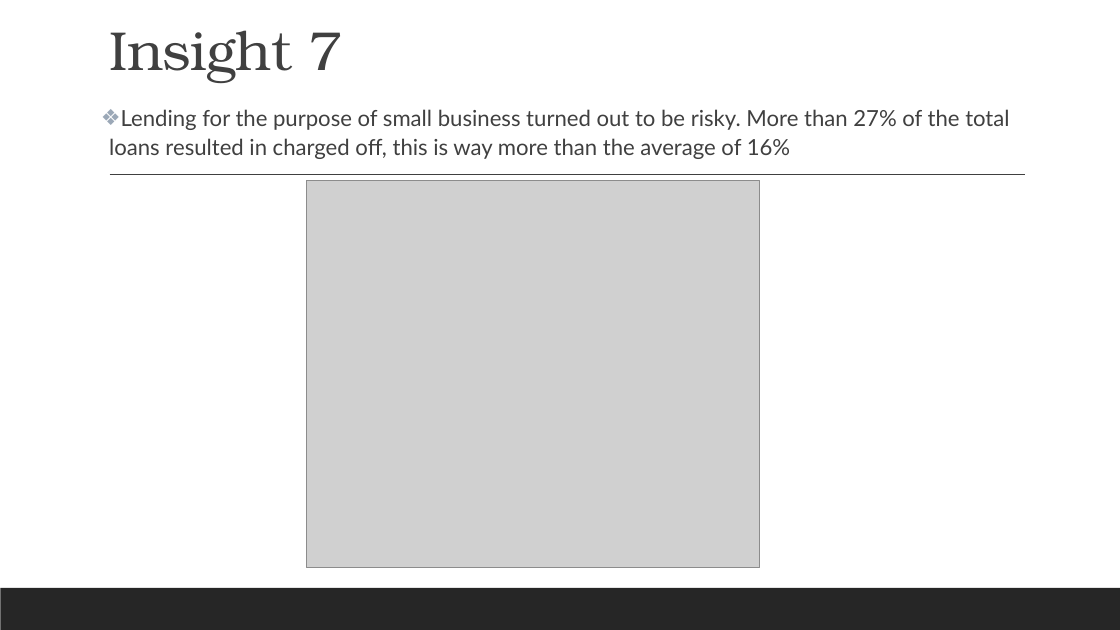
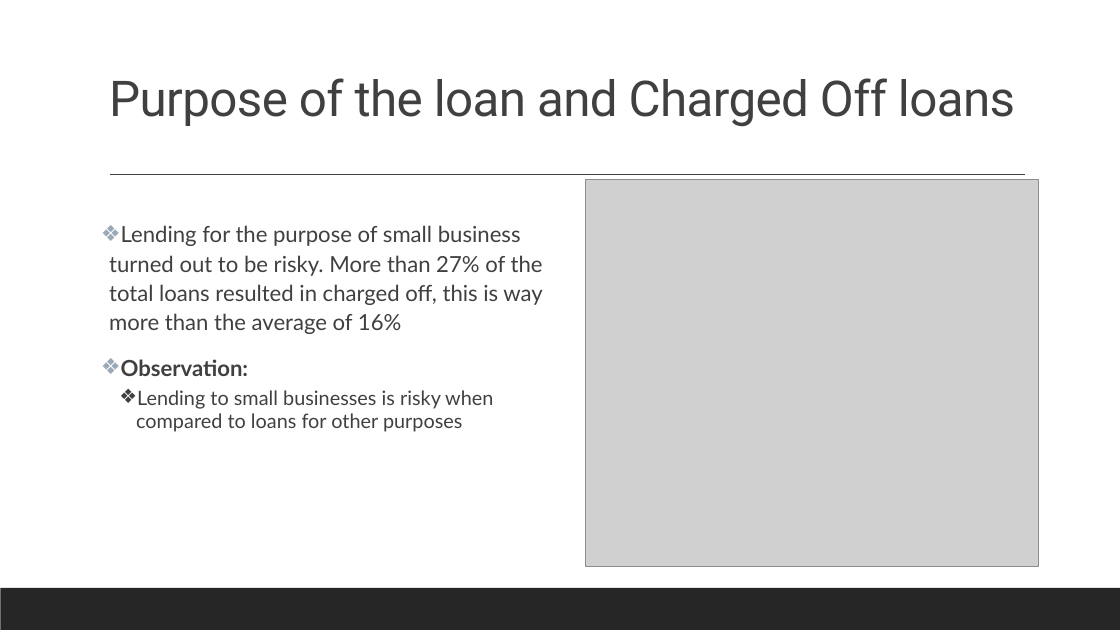
Before and after one commit to vidhyadharpandit/LendingClubCaseStudy, a slide deck: slide 14 of LendingClubCaseStudy-Presentation.pptx (slide 16 before the commit). Drawn at 1120x630 pixels with LibreOffice and Linux fonts; fonts in the diff are those of the drawing; grey boxes stand for pictures. Boxes give left, top, right and bottom in pixels: in the first picture for what was removed or moved away, otherwise in the second. Text is boxed around its words. In the diff, an @@ line names an element or a change of style, - is before the commit and + after.

```diff
--- a/LendingClubCaseStudy-Presentation.pptx
+++ b/LendingClubCaseStudy-Presentation.pptx
@@ title at bbox=[109, 78, 1015, 127]: text changed; size 47 to 42.3 pt; font TeX Gyre Bonum to Roboto @@
-Insight 7
+Purpose of the loan and Charged Off loans
@@ picture: place and size @@
-picture at bbox=[307, 181, 760, 568]
+picture at bbox=[586, 180, 1039, 567]
@@ text "Lending for the purpose of ...": place and size @@
-text "Lending for the purpose of ..." at bbox=[109, 109, 1009, 159]
+text "Lending for the purpose of ..." at bbox=[109, 225, 543, 432]
@@ text at bbox=[121, 359, 493, 432]: paragraphs added @@
+❖ Observation:
+  ❖ Lending to small businesses is risky when compared to loans for other purposes
```
Also in this commit, not shown: 11 other slides changed, 3 slides added, 5 slides removed, 2 other files.
